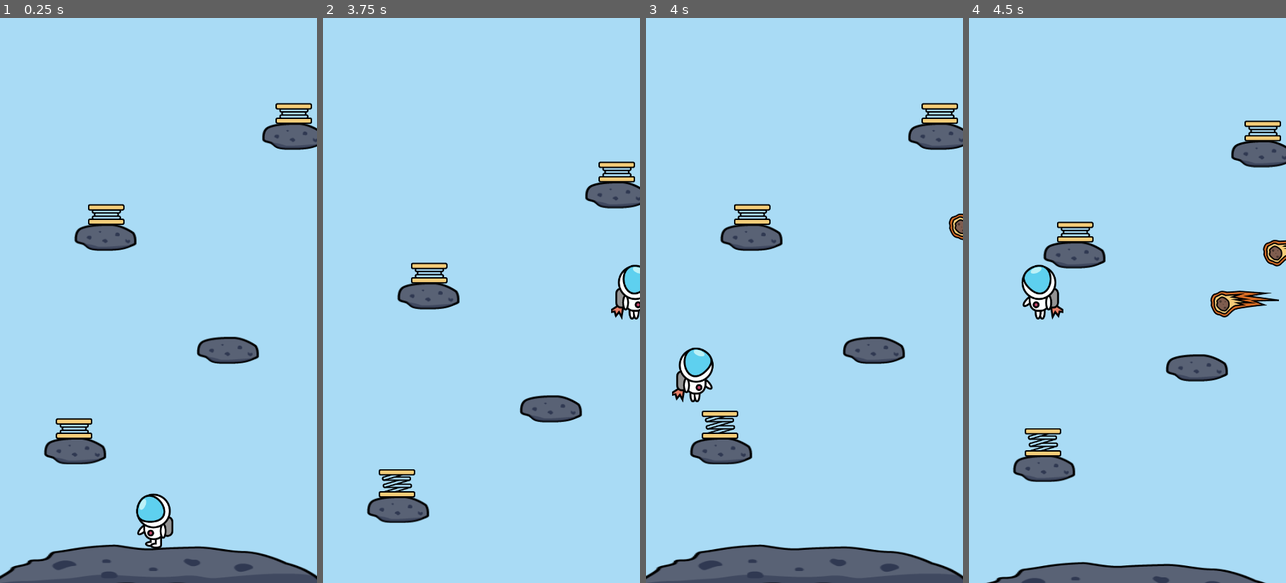
Above: before the commit, frames 1-4 (left to right).
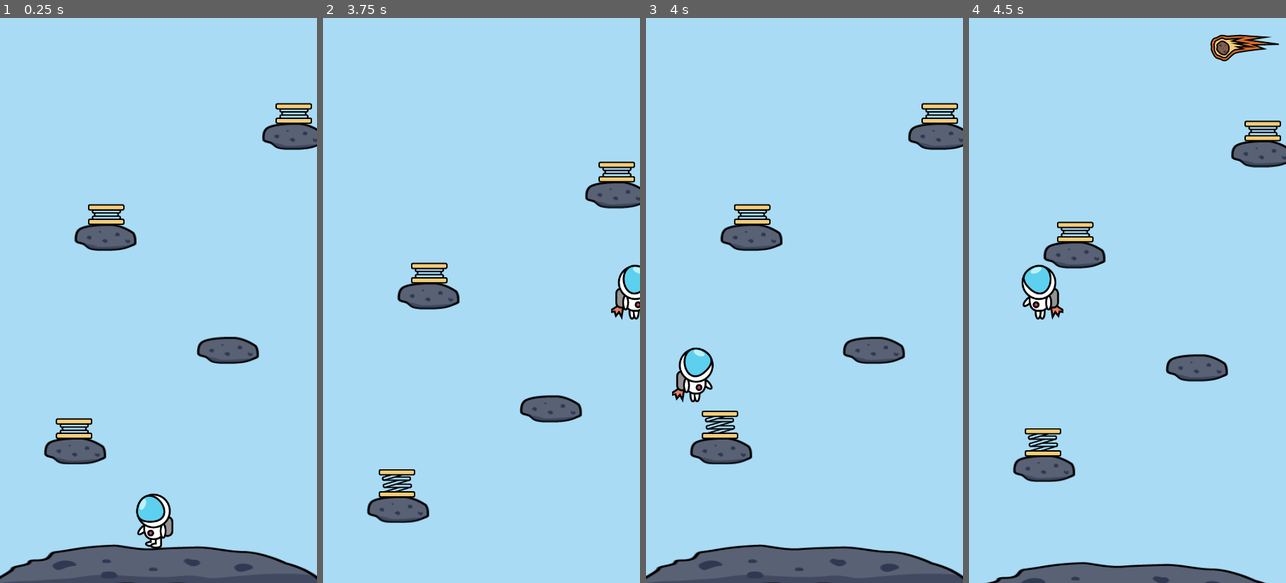
Above: after the commit, the same moments.

Repository: anyu/space-escape
Game: Godot game, scene res://scenes/World.tscn
The game is run twice, just before and just after one commit, with the same random seed, the same clock (stepped at 60 frames per second) and the same inputs.
Inputs:
- Up to frame 1 (0.25 s): no input
- Up to frame 2 (3.75 s): hold D (move_right) 0.53-2.03 s; tap Space (jump) at 0.77, 1.52, 3.02 s; hold A (move_left) 2.03-2.78 s; hold D (move_right) from 2.78 s (still down)
- Up to frame 3 (4 s): keep holding D (move_right); tap Space (jump) at 3.77 s
- Up to frame 4 (4.5 s): release D (move_right) at 4.28 s; hold A (move_left) from 4.28 s (still down)

Frames 1-2 are identical in both runs. In frame 3, 0.2% of the frame differs, in the area x 95-100%, y 34-40%; in frame 4, 1.5%, in the area x 76-100%, y 2-53%.

Commit message:
wip meteoroid positioning

Diff:
--- a/scripts/World.gd
+++ b/scripts/World.gd
@@ -20,8 +20,9 @@
 	var meteoroid = meteoroid_scene.instance()
 
 	var random_x = int(get_viewport_rect().size.x)
+	var random_y = -int(get_viewport_rect().size.y)
 
-	var meteoroid_spawn_location = Vector2(random_x, -700)
+	var meteoroid_spawn_location = Vector2(random_x, random_y)
 	meteoroid.position = meteoroid_spawn_location
 
 	# Set the meteoroid's direction to move downward.
